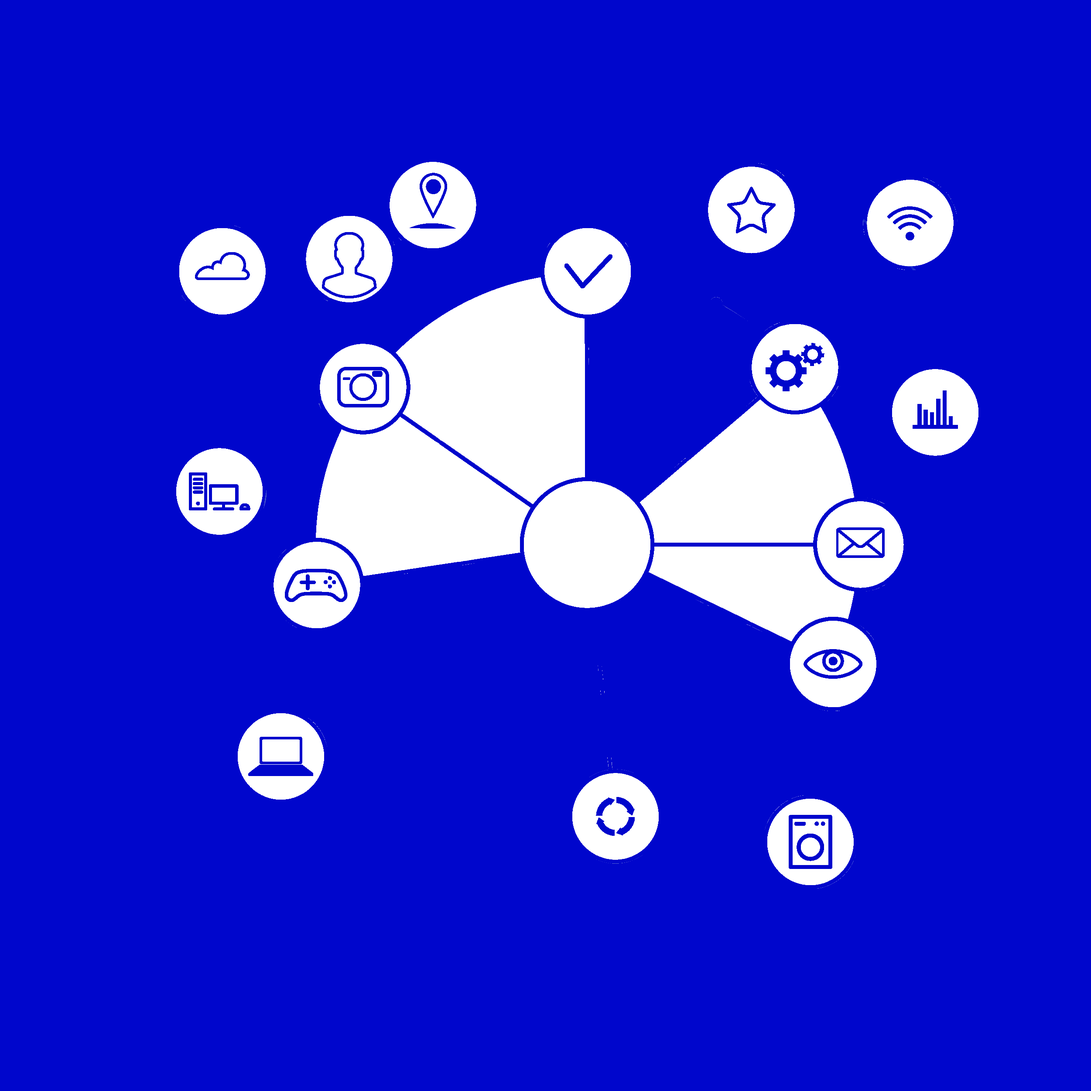
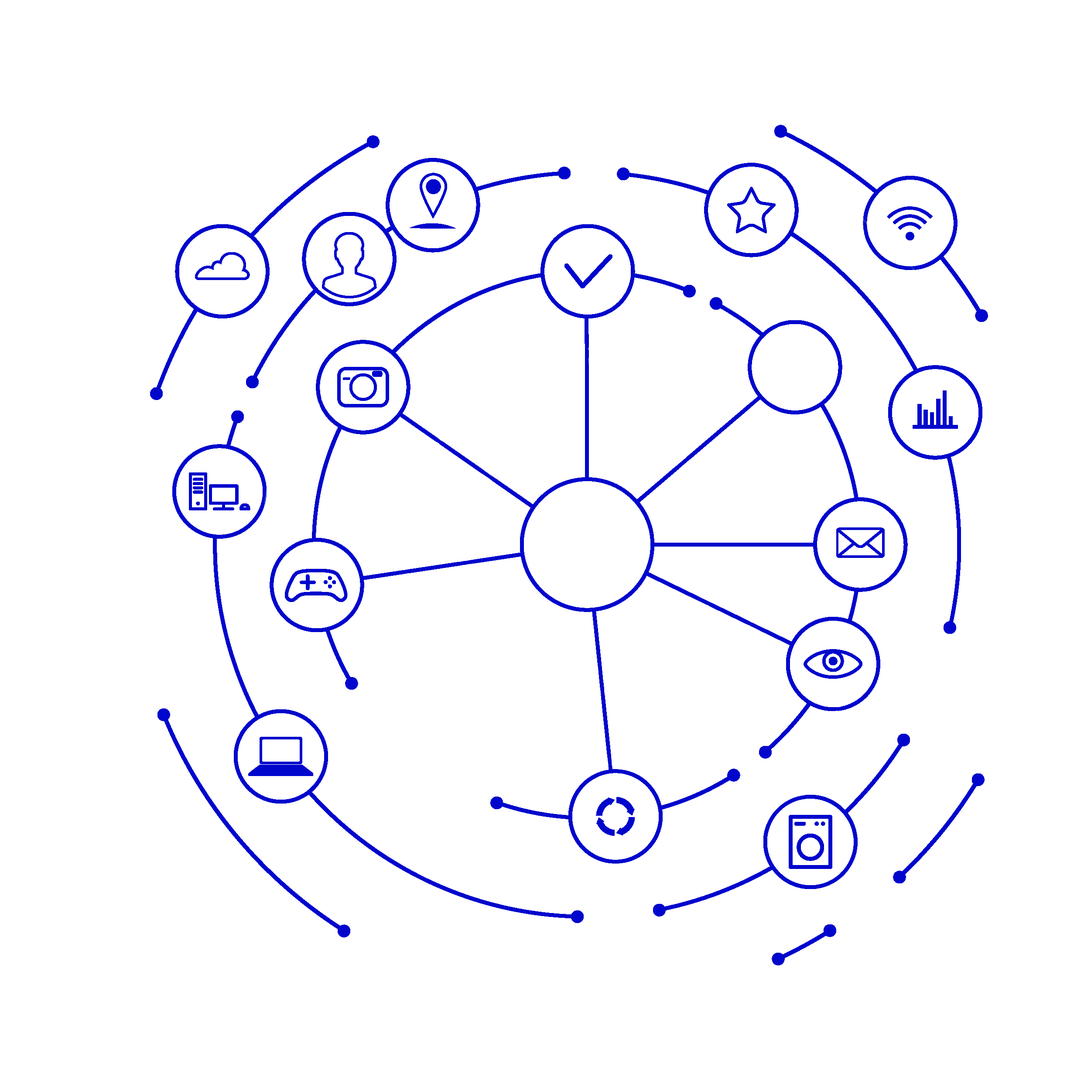
Before/after of a 1091 x 1091 layered artwork. What changed in the layer stack:
renamed "fundo.png" to "fundo1.png", painted on it over box(0, 0, 1091, 1091)
